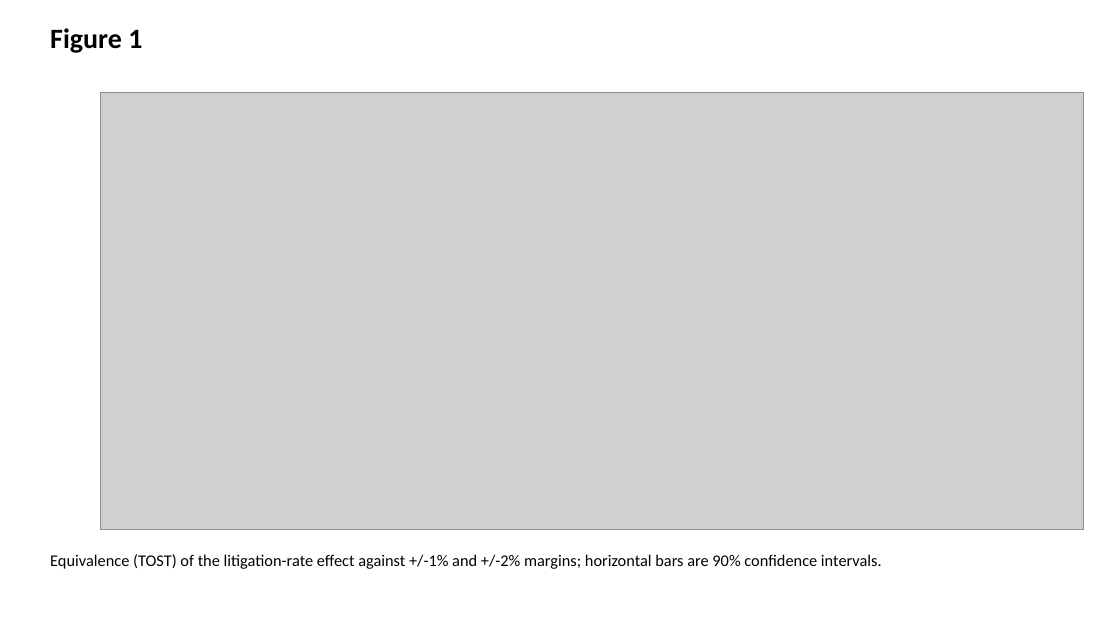
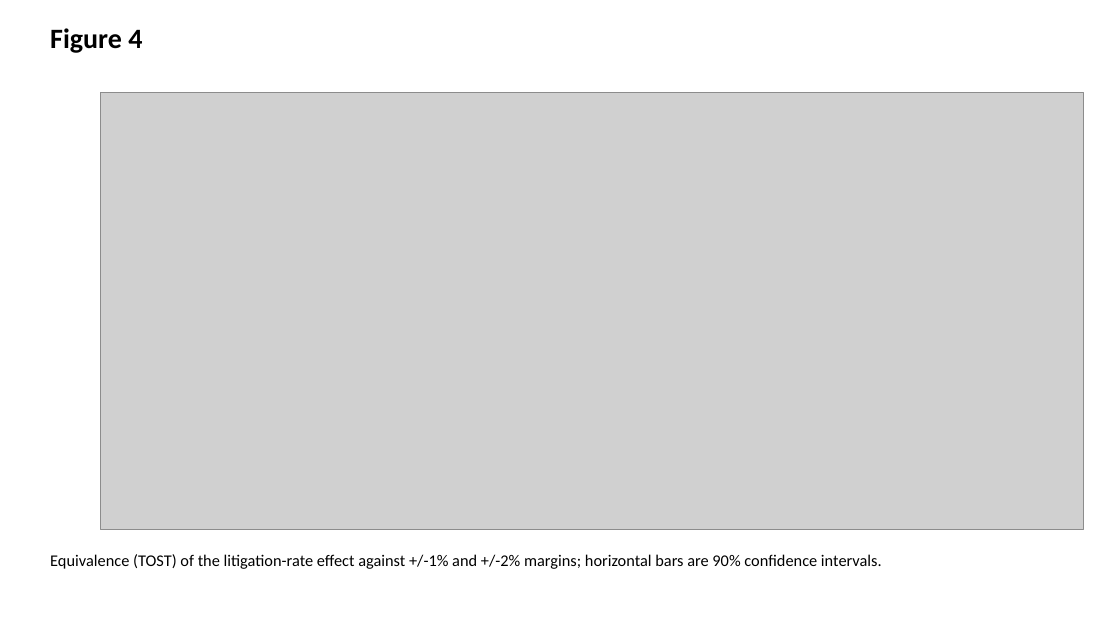
Before and after one commit to bougtoir/medical-accident-its-analysis, a slide deck: slide 4 of medical_accident_its_analysis/manuscript/bpp_figures.pptx (slide 1 before the commit). Drawn at 1120x630 pixels with LibreOffice and Linux fonts; fonts in the diff are those of the drawing; grey boxes stand for pictures. Boxes give left, top, right and bottom in pixels: in the first picture for what was removed or moved away, otherwise in the second. Text is boxed around its words. In the diff, an @@ line names an element or a change of style, - is before the commit and + after.

```diff
--- a/medical_accident_its_analysis/manuscript/bpp_figures.pptx
+++ b/medical_accident_its_analysis/manuscript/bpp_figures.pptx
@@ text at bbox=[50, 28, 142, 53]: text changed @@
-Figure 1
+Figure 4
```
Also in this commit, not shown: 6 other slides changed, 10 other files.
